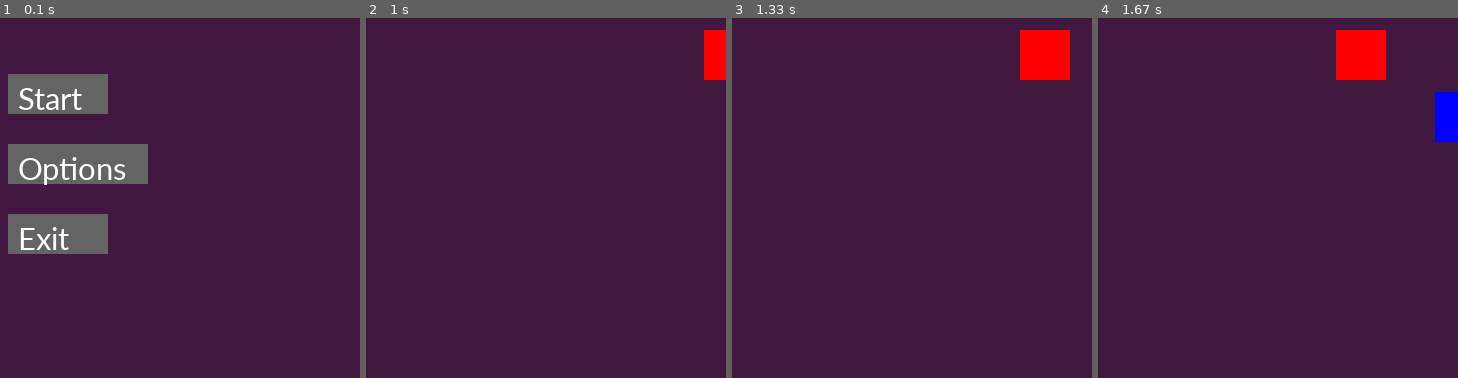
Above: before the commit, frames 1-4 (left to right).
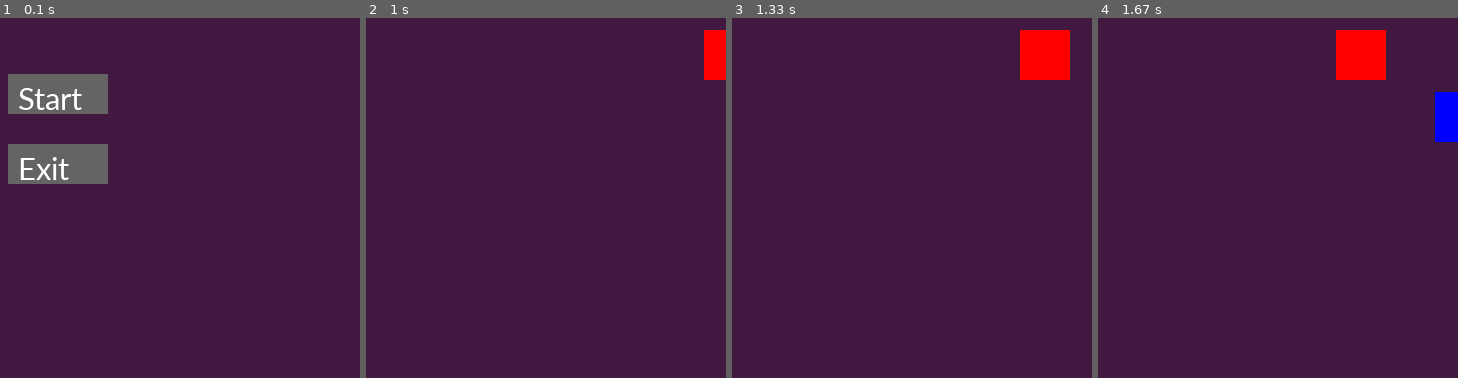
Above: after the commit, the same moments.

Repository: WaterSupply201908/STEMWork
Game: pygame game, started from Reference/8-bit game using pygame/main.py
Same seed, same stepped clock (60 frames per second), same inputs: the game is played once before the commit and once after it.
Inputs (mouse positions are % of the whole screen's width and height, from its top left):
- Up to frame 1 (0.1 s): no input
- Up to frame 2 (1 s): click "Start" at 0.38 s; hold Up from 0.67 s (still down); move the mouse to (46, 54) at 0.7 s
- Up to frame 3 (1.33 s): release Up at 1.13 s; hold Down from 1.17 s (still down)
- Up to frame 4 (1.67 s): release Down at 1.47 s; hold Up from 1.5 s (still down)
The pictures show only the part of the screen within x 41-91%, y 32-82%; the shares and areas given below are measured in that part.

The runs differ from the first frame. In frame 1, 4.9% of the frame differs, in the area x 2-42%, y 35-66%; in frame 2, nothing differs; in frame 3, nothing differs; in frame 4, nothing differs.

Commit message:
Update main.py

Diff:
--- a/Reference/8-bit game using pygame/main.py
+++ b/Reference/8-bit game using pygame/main.py
@@ -36,24 +36,24 @@
 lead_x = 40
 lead_y = HEIGHT // 2
 player_size = 40
-enemy_size = 50
-
-# Enemy positions
-enemy1_pos = [WIDTH, random.randint(50, HEIGHT - 50)]
-enemy2_pos = [random.randint(WIDTH, WIDTH + 100), random.randint(50, HEIGHT - 100)]
+obstacle_size = 50
+
+# Obstacle positions
+enemy_pos = [WIDTH, random.randint(50, HEIGHT - 50)]
+food_pos = [random.randint(WIDTH, WIDTH + 100), random.randint(50, HEIGHT - 100)]
 
 # Game speed and score
 speed = 15
 score = 0
 
-def draw_text(text, font, color, x, y):
+def draw_text(text, font, color, x, y) :
     """Helper function to draw text on screen."""
     surface = font.render(text, True, color)
     screen.blit(surface, (x, y))
 
-def game_over_screen():
+def game_over_screen() :
     """Display the game over screen with options to restart or exit."""
-    while True:
+    while True :
         screen.fill(BG_COLOR)
         mouse_pos = pygame.mouse.get_pos()
 
@@ -62,14 +62,14 @@
         restart_rect = pygame.Rect(WIDTH - 180, HEIGHT - 100, 80, 20)
 
         # Draw buttons with hover effect
-        if exit_rect.collidepoint(mouse_pos):
+        if exit_rect.collidepoint(mouse_pos) :
             pygame.draw.rect(screen, LIGHT_GREY, exit_rect)
-        else:
+        else :
             pygame.draw.rect(screen, DARK_GREY, exit_rect)
 
-        if restart_rect.collidepoint(mouse_pos):
+        if restart_rect.collidepoint(mouse_pos) :
             pygame.draw.rect(screen, LIGHT_GREY, restart_rect)
-        else:
+        else :
             pygame.draw.rect(screen, DARK_GREY, restart_rect)
 
         # Draw texts
@@ -77,45 +77,45 @@
         draw_text('Exit', font_tiny, WHITE, exit_rect.x + 5, exit_rect.y)
         draw_text('Restart', font_tiny, WHITE, restart_rect.x + 10, restart_rect.y)
 
-        for event in pygame.event.get():
-            if event.type == pygame.QUIT:
+        for event in pygame.event.get() :
+            if event.type == pygame.QUIT :
                 pygame.quit()
                 sys.exit()
 
-            if event.type == pygame.MOUSEBUTTONDOWN:
-                if exit_rect.collidepoint(event.pos):
+            if event.type == pygame.MOUSEBUTTONDOWN :
+                if exit_rect.collidepoint(event.pos) :
                     pygame.quit()
                     sys.exit()
-                elif restart_rect.collidepoint(event.pos):
+                elif restart_rect.collidepoint(event.pos) :
                     main_game()
 
         pygame.display.update()
         clock.tick(60)
 
-def main_game():
+def main_game() :
     """Main game loop."""
     global speed, score
     lead_x_local = lead_x
     lead_y_local = lead_y
-    enemy1 = enemy1_pos[:]
-    enemy2 = enemy2_pos[:]
+    enemy = enemy_pos[:]
+    food = food_pos[:]
     speed_local = speed
     score_local = score
 
     running = True
-    while running:
+    while running :
         screen.fill(BG_COLOR)
         clock.tick(speed_local)
 
-        for event in pygame.event.get():
-            if event.type == pygame.QUIT:
+        for event in pygame.event.get() :
+            if event.type == pygame.QUIT :
                 pygame.quit()
                 sys.exit()
 
         keys = pygame.key.get_pressed()
-        if keys[pygame.K_UP]:
+        if keys[pygame.K_UP] :
             lead_y_local -= 10
-        if keys[pygame.K_DOWN]:
+        if keys[pygame.K_DOWN] :
             lead_y_local += 10
 
         # Draw top and bottom bars
@@ -126,39 +126,39 @@
         player_rect = pygame.Rect(lead_x_local, lead_y_local, player_size, player_size)
         pygame.draw.rect(screen, player_color, player_rect)
 
-        # Move enemy1
-        if enemy1[0] > 0:
-            enemy1[0] -= 10
+        # Move enemy
+        if enemy[0] > 0 :
+            enemy[0] -= 10
         else:
-            enemy1[0] = WIDTH
-            enemy1[1] = random.randint(enemy_size, HEIGHT - enemy_size)
-
-        # Move enemy2
-        if enemy2[0] > 0:
-            enemy2[0] -= 10
+            enemy[0] = WIDTH
+            enemy[1] = random.randint(obstacle_size, HEIGHT - obstacle_size)
+
+        # Move food
+        if food[0] > 0 :
+            food[0] -= 10
         else:
-            enemy2[0] = WIDTH + 100
-            enemy2[1] = random.randint(enemy_size, HEIGHT - enemy_size)
+            food[0] = WIDTH + 100
+            food[1] = random.randint(obstacle_size, HEIGHT - obstacle_size)
 
         # Draw enemies
-        enemy1_rect = pygame.Rect(enemy1[0], enemy1[1], enemy_size, enemy_size)
-        enemy2_rect = pygame.Rect(enemy2[0], enemy2[1], enemy_size, enemy_size)
-        pygame.draw.rect(screen, RED, enemy1_rect)
-        pygame.draw.rect(screen, BLUE, enemy2_rect)
+        enemy_rect = pygame.Rect(enemy[0], enemy[1], obstacle_size, obstacle_size)
+        food_rect = pygame.Rect(food[0], food[1], obstacle_size, obstacle_size)
+        pygame.draw.rect(screen, RED, enemy_rect)
+        pygame.draw.rect(screen, BLUE, food_rect)
 
         # Collision detection
-        if player_rect.colliderect(enemy1_rect):
+        if player_rect.colliderect(enemy_rect) :
             game_over_screen()
 
-        if player_rect.colliderect(enemy2_rect):
-            # Reset enemy2 position and increase score and speed
-            enemy2[0] = WIDTH + 100
-            enemy2[1] = random.randint(enemy_size, HEIGHT - enemy_size)
+        if player_rect.colliderect(food_rect) :
+            # Reset food position and increase score and speed
+            food[0] = WIDTH + 100
+            food[1] = random.randint(obstacle_size, HEIGHT - obstacle_size)
             score_local += 1
             speed_local = min(speed_local + 1, 60)  # Cap speed at 60
 
         # Check boundaries
-        if lead_y_local <= 38 or lead_y_local >= HEIGHT - 38 or enemy2[0] <= 0:
+        if lead_y_local <= 38 or lead_y_local >= HEIGHT - 38 or food[0] <= 0 :
             game_over_screen()
 
         # Draw score
@@ -166,8 +166,8 @@
 
         pygame.display.update()
 
-def intro_screen():
-    """Intro screen with Start, Options, and Exit buttons."""
+def intro_screen() :
+    """Intro screen with Start and Exit buttons."""
     colox_c1 = 0
     colox_c2 = 0
 
@@ -177,22 +177,22 @@
     button_height = 40
 
     running = True
-    while running:
+    while running :
         screen.fill(BG_COLOR)
         mouse_pos = pygame.mouse.get_pos()
 
-        for event in pygame.event.get():
-            if event.type == pygame.QUIT:
+        for event in pygame.event.get() :
+            if event.type == pygame.QUIT :
                 pygame.quit()
                 sys.exit()
 
-            if event.type == pygame.MOUSEBUTTONDOWN:
+            if event.type == pygame.MOUSEBUTTONDOWN :
                 # Start button
                 start_rect = pygame.Rect(button_x, button_y, button_width, button_height)
-                exit_rect = pygame.Rect(button_x, button_y + 140, button_width, button_height)
-                if start_rect.collidepoint(event.pos):
+                exit_rect = pygame.Rect(button_x, button_y + 70, button_width, button_height)
+                if start_rect.collidepoint(event.pos) :
                     main_game()
-                elif exit_rect.collidepoint(event.pos):
+                elif exit_rect.collidepoint(event.pos) :
                     pygame.quit()
                     sys.exit()
 
@@ -205,20 +205,18 @@
 
         # Buttons rectangles
         start_rect = pygame.Rect(button_x, button_y, button_width, button_height)
-        options_rect = pygame.Rect(button_x, button_y + 70, button_width + 40, button_height)
-        exit_rect = pygame.Rect(button_x, button_y + 140, button_width, button_height)
+        exit_rect = pygame.Rect(button_x, button_y + 70, button_width, button_height)
 
         # Draw buttons with hover effect
-        for rect in [start_rect, options_rect, exit_rect]:
-            if rect.collidepoint(mouse_pos):
+        for rect in [start_rect, exit_rect] :
+            if rect.collidepoint(mouse_pos) :
                 pygame.draw.rect(screen, LIGHT_GREY, rect)
             else:
                 pygame.draw.rect(screen, DARK_GREY, rect)
 
         # Draw button texts
         draw_text('Start', font_small, WHITE, button_x + 10, button_y + 5)
-        draw_text('Options', font_small, WHITE, button_x + 10, button_y + 75)
-        draw_text('Exit', font_small, WHITE, button_x + 10, button_y + 145)
+        draw_text('Exit', font_small, WHITE, button_x + 10, button_y + 75)
 
         # Draw title text "Colox" with dynamic color
         colox_color = (c1, colox_c1, colox_c2)
@@ -227,5 +225,5 @@
         pygame.display.update()
         clock.tick(60)
 
-if __name__ == "__main__":
+if __name__ == "__main__" :
     intro_screen()
